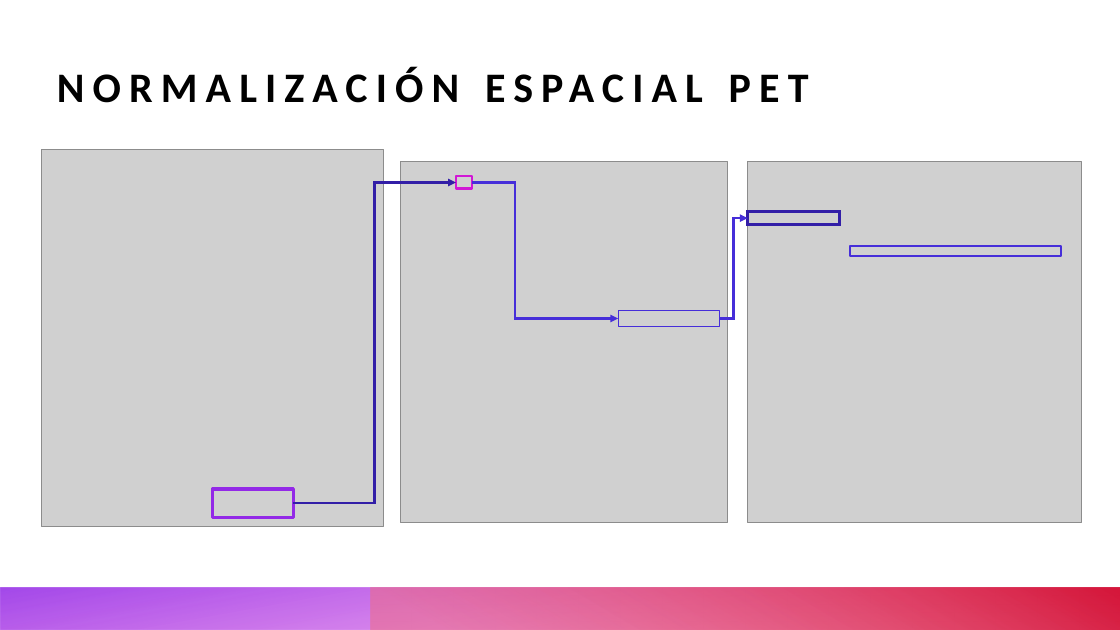
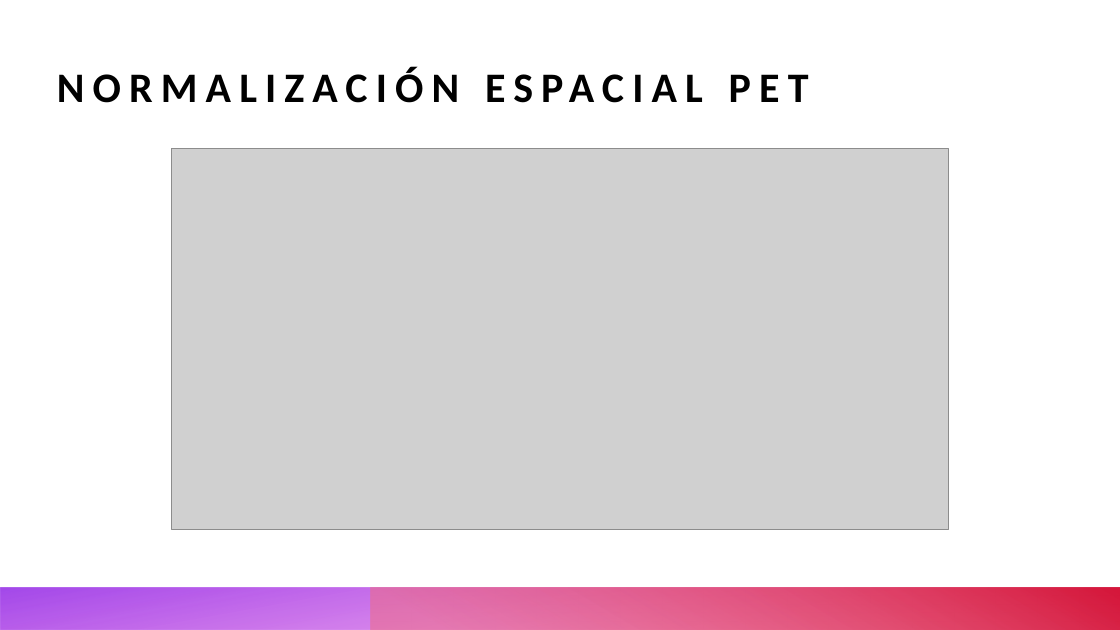
Before and after one commit to txusser/Master_IA_Sanidad, a slide deck: slide 3 of Modulo_3/Clases/Clase_Semana_29_CDSS/Brain PET and MRI processing.pptx (slide 5 before the commit). Drawn at 1120x630 pixels with LibreOffice and Linux fonts; fonts in the diff are those of the drawing; grey boxes stand for pictures. Boxes give left, top, right and bottom in pixels: in the first picture for what was removed or moved away, otherwise in the second. Text is boxed around its words. In the diff, an @@ line names an element or a change of style, - is before the commit and + after.

```diff
--- a/Modulo_3/Clases/Clase_Semana_29_CDSS/Brain PET and MRI processing.pptx
+++ b/Modulo_3/Clases/Clase_Semana_29_CDSS/Brain PET and MRI processing.pptx
@@ picture added at box(171, 149, 949, 529) @@
@@ picture removed at box(42, 150, 384, 527) @@
@@ picture removed at box(401, 161, 728, 523) @@
@@ rectangle removed at box(456, 176, 472, 189) @@
@@ picture removed at box(748, 161, 1081, 523) @@
@@ elbow arrow removed from (293, 503) to (456, 182) @@
@@ elbow arrow removed from (472, 182) to (618, 318) @@
@@ elbow arrow removed from (720, 318) to (748, 218) @@
@@ rectangle removed at box(748, 212, 839, 225) @@
@@ rectangle removed at box(850, 246, 1061, 256) @@
@@ rectangle removed at box(618, 311, 720, 326) @@
@@ rectangle removed at box(213, 489, 293, 518) @@
```
Also in this commit, not shown: 1 slide removed, 8 other files.
